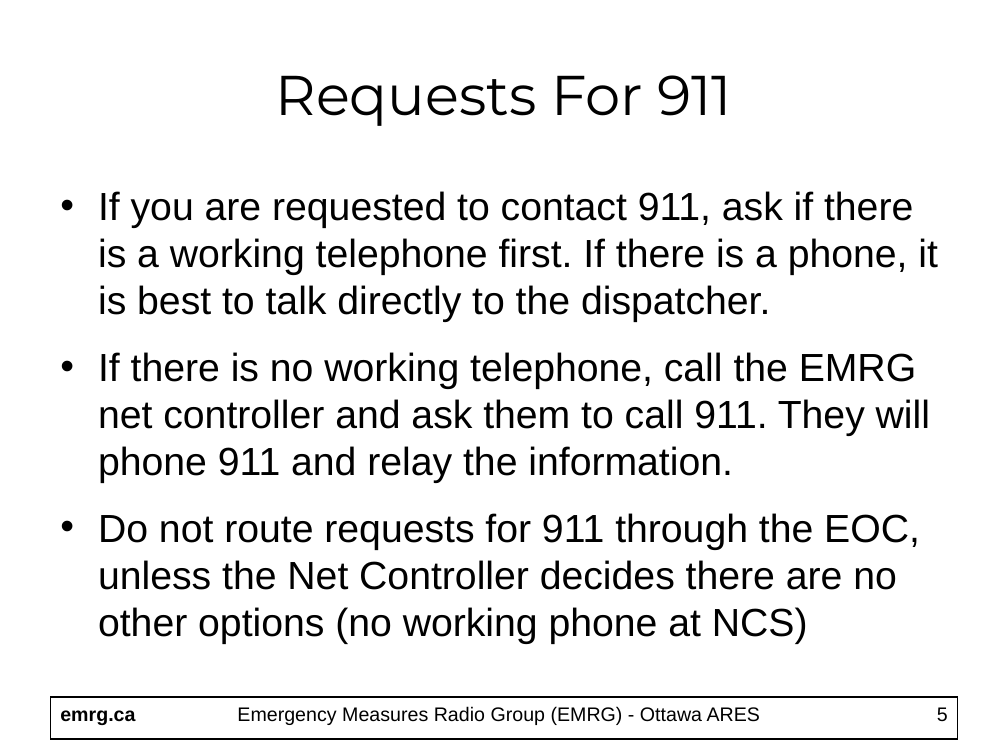
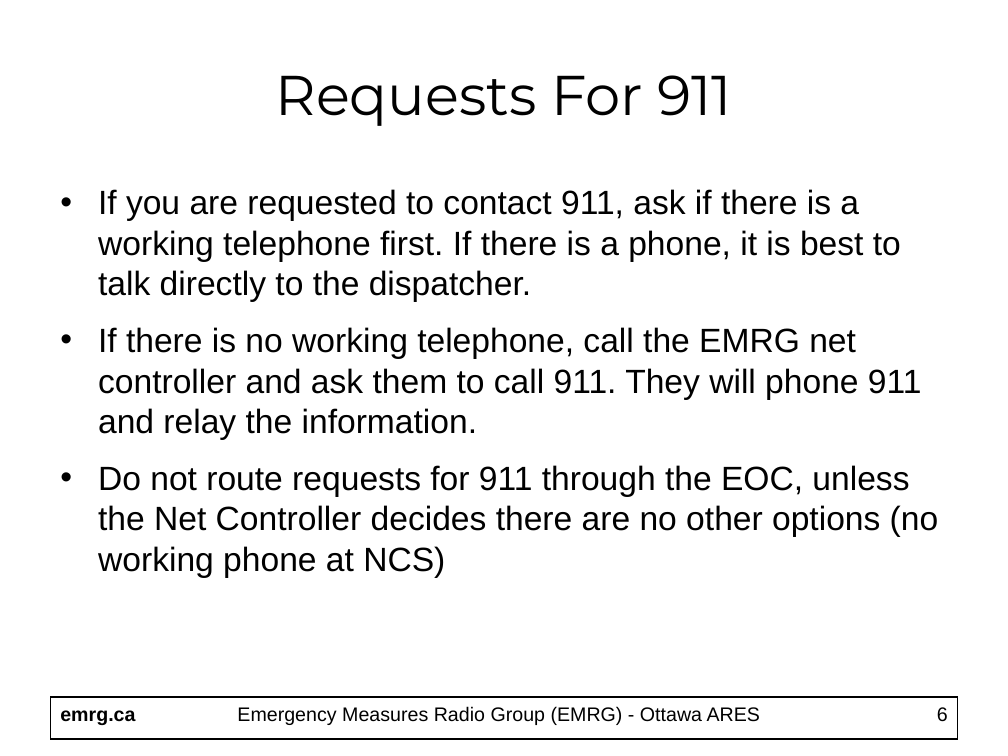
Before and after one commit to emrg-ca/website, a slide deck: slide 6 of httpdocs/EMRG-411_Message_Handling.ppt (slide 5 before the commit). Drawn at 1008x756 pixels with LibreOffice and Linux fonts; fonts in the diff are those of the drawing. Boxes give left, top, right and bottom in pixels: in the first picture for what was removed or moved away, otherwise in the second. Text is boxed around its words. In the diff, an @@ line names an element or a change of style, - is before the commit and + after.

```diff
--- a/httpdocs/EMRG-411_Message_Handling.ppt
+++ b/httpdocs/EMRG-411_Message_Handling.ppt
@@ text "If you are requested to ..." at [98, 189, 939, 578]: size 28 to 24 pt; less space between paragraphs @@
@@ page number at [937, 707, 948, 722]: text changed @@
-5
+6
```
Also in this commit, not shown: 14 other slides changed, 2 slides added, 3 other files.
